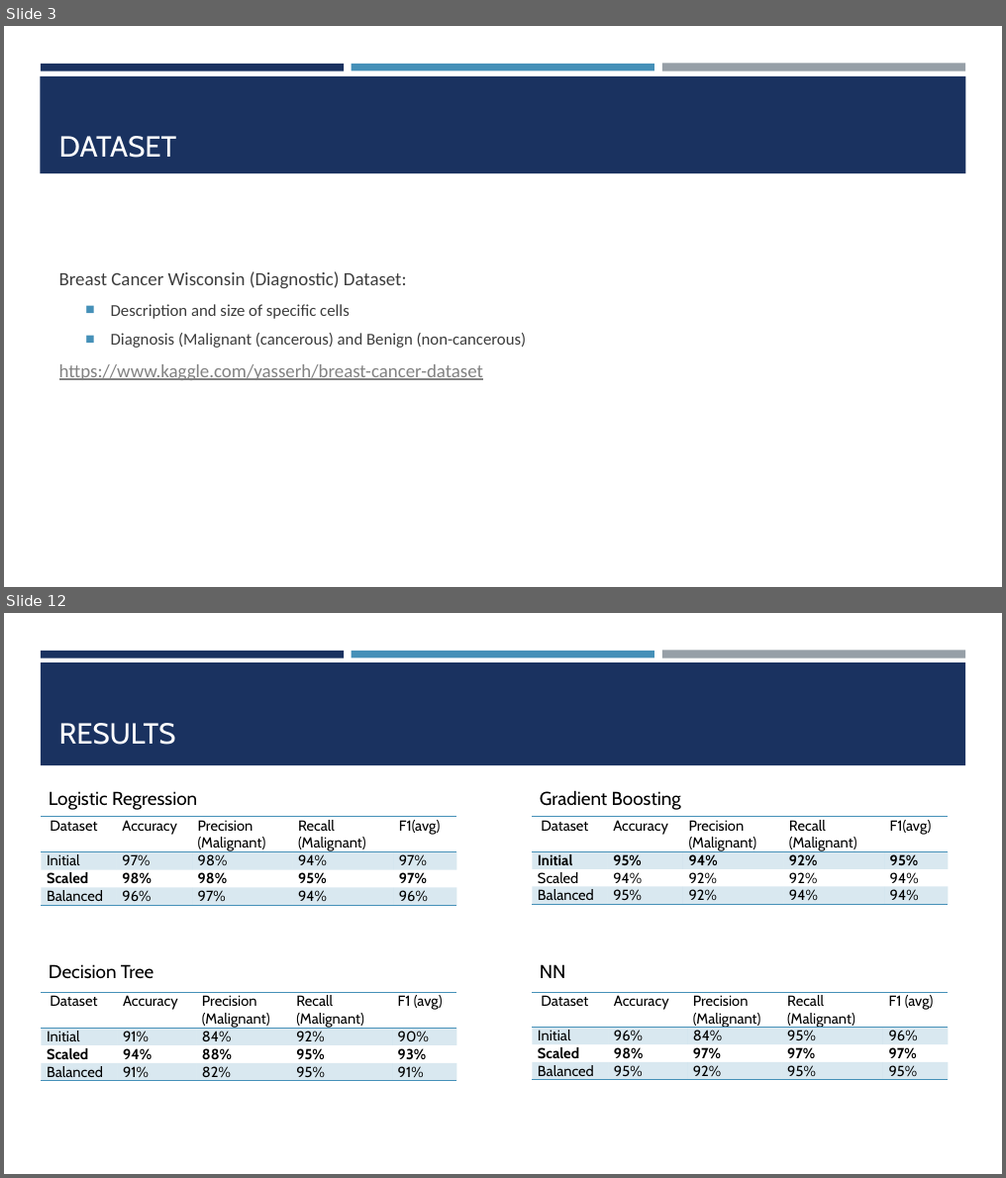
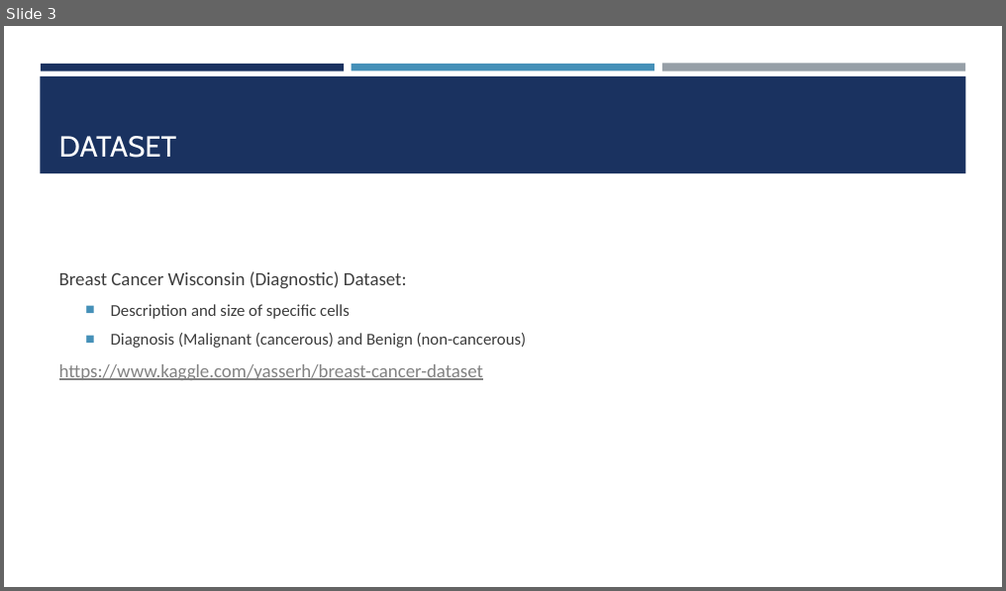
Before and after one commit to omatveyuk/ibm_advanced_ds, a slide deck: BreastCancerClassificationOverview.pptx. Shown one above the other, each under a label of ours: slides 3 and 12 before the commit, slide 3 after it; the slides between them are not shown. The pictures are 1006x1178 and 1006x591 pixels, drawn with LibreOffice and Linux fonts; fonts in the diff are those of the drawing. Boxes give left, top, right and bottom in pixels: in the first picture for what was removed or moved away, otherwise in the second. Text is boxed around its words. In the diff, an @@ line names an element or a change of style, - is before the commit and + after.

```diff
--- a/BreastCancerClassificationOverview.pptx
+++ b/BreastCancerClassificationOverview.pptx
@@ slide 12 removed at (4,613,1002,1174), background #FFFFFF; not listed: 3 template elements that a slide beside it also shows @@
@@ rectangle removed at (41,663,966,765) @@
@@ title removed at (59,723,176,745) @@
-RESULTS
@@ text removed at (540,790,681,810) @@
-Gradient Boosting
@@ table removed at (41,817,456,906), 4 rows, 5 columns @@
-Dataset | Accuracy | Precision (Malignant) | Recall (Malignant) | F1(avg)
-Initial | 97% | 98% | 94% | 97%
-Scaled | 98% | 98% | 95% | 97%
-Balanced | 96% | 97% | 94% | 96%
@@ text removed at (49,791,197,810) @@
-Logistic Regression
@@ table removed at (532,817,948,1046), 4 rows, 5 columns @@
-Dataset | Accuracy | Precision (Malignant) | Recall (Malignant) | F1(avg)
-Initial | 95% | 94% | 92% | 95%
-Scaled | 94% | 92% | 92% | 94%
-Balanced | 95% | 92% | 94% | 94%
@@ text removed at (49,964,154,978) @@
-Decision Tree
@@ text removed at (540,964,566,978) @@
-NN
@@ table removed at (41,992,457,1085), 4 rows, 5 columns @@
-Dataset | Accuracy | Precision (Malignant) | Recall (Malignant) | F1 (avg)
-Initial | 91% | 84% | 92% | 90%
-Scaled | 94% | 88% | 95% | 93%
-Balanced | 91% | 82% | 95% | 91%
@@ table removed at (532,992,948,1084), 4 rows, 5 columns @@
-Dataset | Accuracy | Precision (Malignant) | Recall (Malignant) | F1 (avg)
-Initial | 96% | 84% | 95% | 96%
-Scaled | 98% | 97% | 97% | 97%
-Balanced | 95% | 92% | 95% | 95%
```
Also in this commit, not shown: 1 slide changed, 9 other slides removed, 2 other files.
